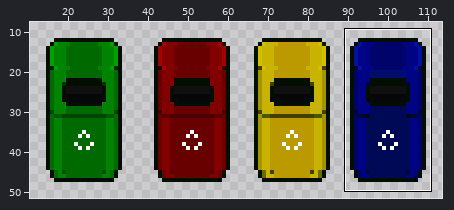
Sprite sheet, stored at Assets/Sprites/Bins.png. Above, an overview of the earlier version with the close-up marked.
Close-up. As it was:
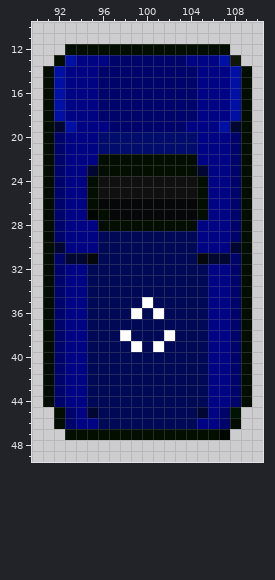
The file is 128x128 pixels. Colours within 5 levels of each other are drawn and written as one. Shown: x 90..110, y 10..49. The wide view leaves out empty margins. The commit also changed other parts of the picture, which this record leaves out.
Once edited:
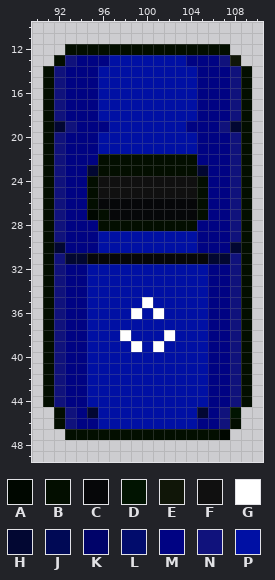
Palette (. is transparent): A #000700  B #030e00  C #060709  D #011401  E #101608  F #101010  G #ffffff  H #020732  J #000955  K #000369  L #010c6c  M #000383  N #10127c  P #0010a4
Diff:
Changed rows in their new state; - is an unchanged pixel.
first column x 92:
13 -N---PPPPPPP---N-
14 N---PPPPPPPPP---N
15 N---PPPPPPPPP---N
16 N---PPPPPPPPP---N
17 N---PPPPPPPPP---N
18 N---PPPPPPPPP---N
19 -N---PPPPPPP---N-
20 N---PPPPPPPPP---N
21 N---PPPPPPPPP---N
22 N---------------N
23 N---------------N
24 N---------------N
25 N---------------N
26 N---------------N
27 N---------------N
28 N---------------N
29 N---PPPPPPPPP---N
30 ----PPPPPPPPP----
31 N---CCCCCCCCC---N
32 N--PPPPPPPPPPP--N
33 N--PPPPPPPPPPP--N
34 N--PPPPPPPPPPP--N
35 N--PPPPP-PPPPP--N
36 N--PPPP-P-PPPP--N
37 N--PPPPPPPPPPP--N
38 N--PPP-PPP-PPP--N
39 N--PPPP-P-PPPP--N
40 N--PPPPPPPPPPP--N
41 N--PPPPPPPPPPP--N
42 N--PPPPPPPPPPP--N
43 N--PPPPPPPPPPP--N
44 N--PPPPPPPPPPP--N
45 -N--PPPPPPPPP--N-
46 -N--PPPPPPPPP--N-
Where, in picture pixels (left, top, right, bottom), the same in both close-ups:
changed: (54, 55, 241, 429)
